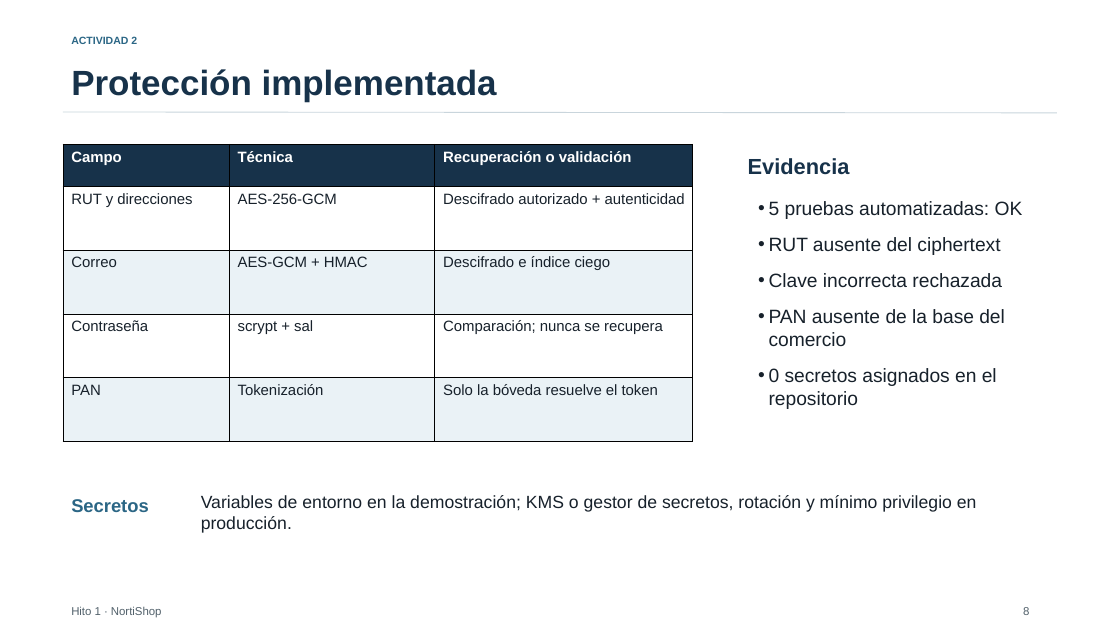
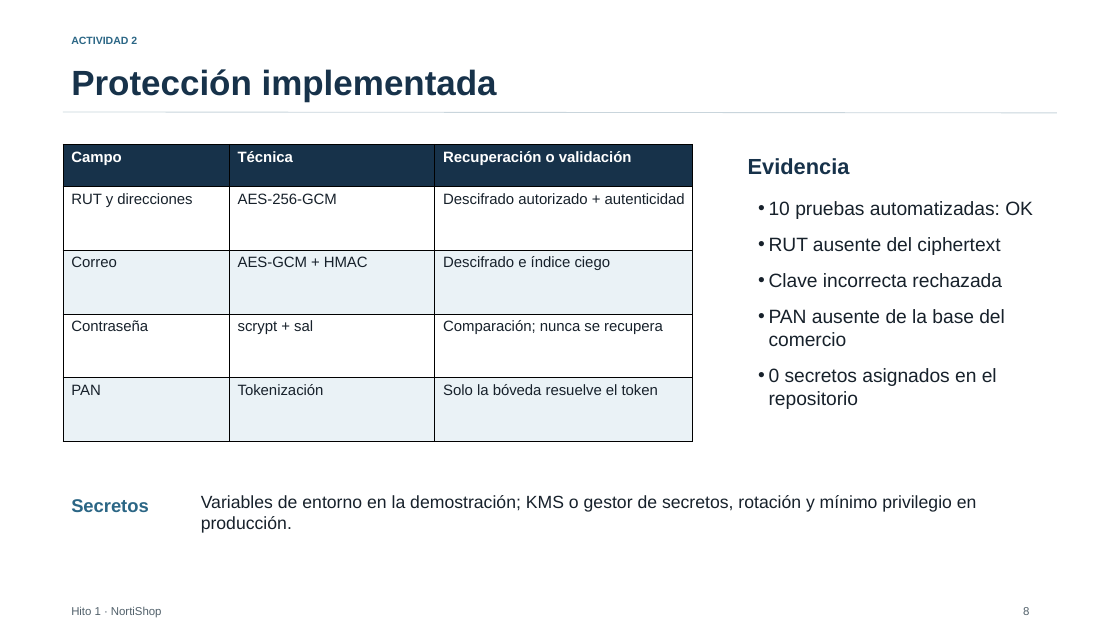
Before and after one commit to Krippy0-0/proteccionDatos_VanKilsdonk_Orellana, a slide deck: slide 8 of Actividades/Actividad_3/Presentacion_Hito_1_NortiShop.pptx. Drawn at 1120x630 pixels with LibreOffice and Linux fonts; fonts in the diff are those of the drawing. Boxes give left, top, right and bottom in pixels: in the first picture for what was removed or moved away, otherwise in the second. Text is boxed around its words. In the diff, an @@ line names an element or a change of style, - is before the commit and + after.

```diff
--- a/Actividades/Actividad_3/Presentacion_Hito_1_NortiShop.pptx
+++ b/Actividades/Actividad_3/Presentacion_Hito_1_NortiShop.pptx
@@ text at box(769, 201, 1033, 219): text changed @@
-• 5 pruebas automatizadas: OK
+• 10 pruebas automatizadas: OK
```
Also in this commit, not shown: 59 other files.
